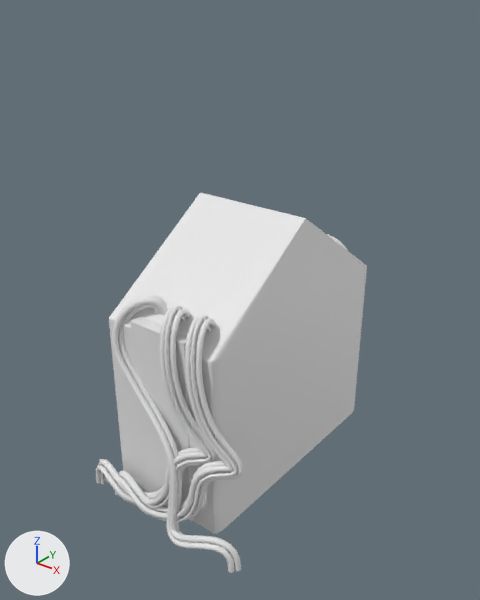
Before and after pictures for a commit that changed the FBX model Assets/Projeto_FInal/Environment/Buildings/Building_Medium_1x2_C.fbx.
The view is the same before and after, from a camera (50 mm lens) standing at (11.4, -17.21, 14.44) and looking at (-0.29, -2.6, 5.38). The axes (+X, +Y, +Z) are drawn at lower left. The lights are the same throughout. The first picture is the older version. Where no turn or scale is listed for an object, it has been applied to the vertices.

The first picture shows 'Building_Medium_1x2_A', 'BézierCurve.222', 'BézierCurve.223', 'BézierCurve.224', 'BézierCurve.227', 'Cube.071'.
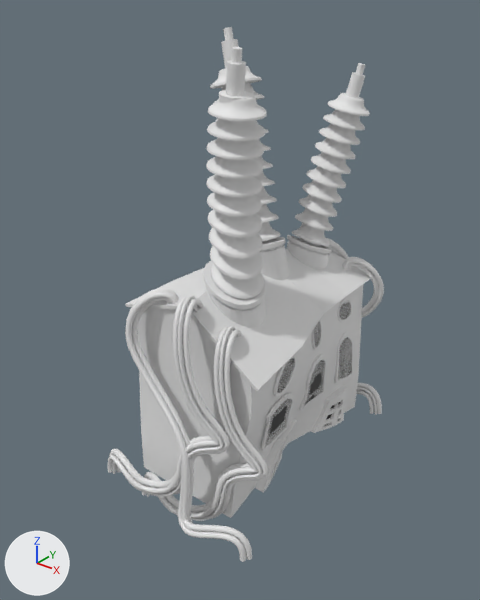
Edits to the bpy script that builds the scene:
```text
Add mat_material_001:
    mat_material_001 = principled_material('Material.001')
    mat_material_001.base_color = (0.0215, 0.0215, 0.0215)  # black #282828
Add me_cube_105:
    me_cube_105.from_pydata(...)  # 38789 vertices, 44812 faces; spans x -2.11..2.5, y -5.71..1.69, z -0.06..13.17
    # faces by material slot: [44784, 28]
    me_cube_105.materials.append(mat_td_checker_005)  # white #e7e7e7
    me_cube_105.materials.append(mat_material_001)  # black #282828
Add me_béziercurve_140_1:
    me_béziercurve_140_1.from_pydata(...)  # 4704 vertices, 4608 faces; spans x -2.83..1.93, y -6.78..-5.09, z -0.09..6.86
Add me_béziercurve_135_1:
    me_béziercurve_135_1.from_pydata(...)  # 2352 vertices, 2304 faces; spans x -1.75..3.08, y -6.9..-5.1, z -0.32..6.66
Add me_béziercurve_138_1:
    me_béziercurve_138_1.from_pydata(...)  # 4704 vertices, 4608 faces; spans x -1.27..2.81, y 0.43..2.21, z -0.01..6.33
Add me_béziercurve_137_1:
    me_béziercurve_137_1.from_pydata(...)  # 2352 vertices, 2304 faces; spans x -1.87..2.52, y 0.66..2.22, z -0.13..6.15
Add me_béziercurve_136_1:
    me_béziercurve_136_1.from_pydata(...)  # 4704 vertices, 4608 faces; spans x -1.93..2.83, y -6.19..-4.5, z -0.95..5.99
Remove ob_cube_071:
    ob_cube_071 = bpy.data.objects.new('Cube.071', me_cube_072)
    ob_cube_071.location = (0.0, 0.0, 0.0)
Remove ob_béziercurve_227:
    ob_béziercurve_227 = bpy.data.objects.new('BézierCurve.227', me_béziercurve_140)
    ob_béziercurve_227.location = (0.0, 0.0, 0.0)
Remove ob_béziercurve_222:
    ob_béziercurve_222 = bpy.data.objects.new('BézierCurve.222', me_béziercurve_135)
    ob_béziercurve_222.location = (0.0, 0.0, 0.0)
Remove ob_béziercurve_223:
    ob_béziercurve_223 = bpy.data.objects.new('BézierCurve.223', me_béziercurve_136)
    ob_béziercurve_223.location = (0.0, 0.0, 0.0)
Remove ob_building_medium_1x2_a:
    ob_building_medium_1x2_a = bpy.data.objects.new('Building_Medium_1x2_A', me_plane_149)
    ob_building_medium_1x2_a.location = (0.0, 0.0, 0.0)
Add ob_cube_072:
    ob_cube_072 = bpy.data.objects.new('Cube.072', me_cube_105)
    ob_cube_072.location = (0.0, 0.0, 0.0)
Add ob_béziercurve_239:
    ob_béziercurve_239 = bpy.data.objects.new('BézierCurve.239', me_béziercurve_140_1)
    ob_béziercurve_239.location = (0.0, 0.0, 0.0)
Add ob_béziercurve_234:
    ob_béziercurve_234 = bpy.data.objects.new('BézierCurve.234', me_béziercurve_135_1)
    ob_béziercurve_234.location = (0.0, 0.0, 0.0)
Add ob_béziercurve_237:
    ob_béziercurve_237 = bpy.data.objects.new('BézierCurve.237', me_béziercurve_138_1)
    ob_béziercurve_237.location = (0.0, 0.0, 0.0)
Add ob_béziercurve_236:
    ob_béziercurve_236 = bpy.data.objects.new('BézierCurve.236', me_béziercurve_137_1)
    ob_béziercurve_236.location = (0.0, 0.0, 0.0)
Add ob_béziercurve_235:
    ob_béziercurve_235 = bpy.data.objects.new('BézierCurve.235', me_béziercurve_136_1)
    ob_béziercurve_235.location = (0.0, 0.0, 0.0)
```

Boxes (x1, y1, x2, y2) around the edits, measured in the pictures (480 x 600 px):
'Cube.072', added: after (125, 27, 371, 518)
'Building_Medium_1x2_A', deleted: before (109, 193, 367, 534)
'Cube.071', deleted: before (130, 316, 192, 521)
'BézierCurve.223', deleted: before (115, 315, 244, 522)
'BézierCurve.239', added: after (108, 296, 230, 497)
'BézierCurve.222', deleted: before (112, 294, 241, 573)
'BézierCurve.234', added: after (125, 288, 252, 562)
'BézierCurve.235', added: after (142, 326, 268, 521)
'BézierCurve.227', deleted: before (96, 305, 218, 508)
'BézierCurve.236', added: after (342, 257, 384, 318)
'BézierCurve.237', added: after (356, 383, 382, 415)
'BézierCurve.224', moved (mostly hidden): before (328, 235, 348, 251); after (326, 238, 349, 259)
